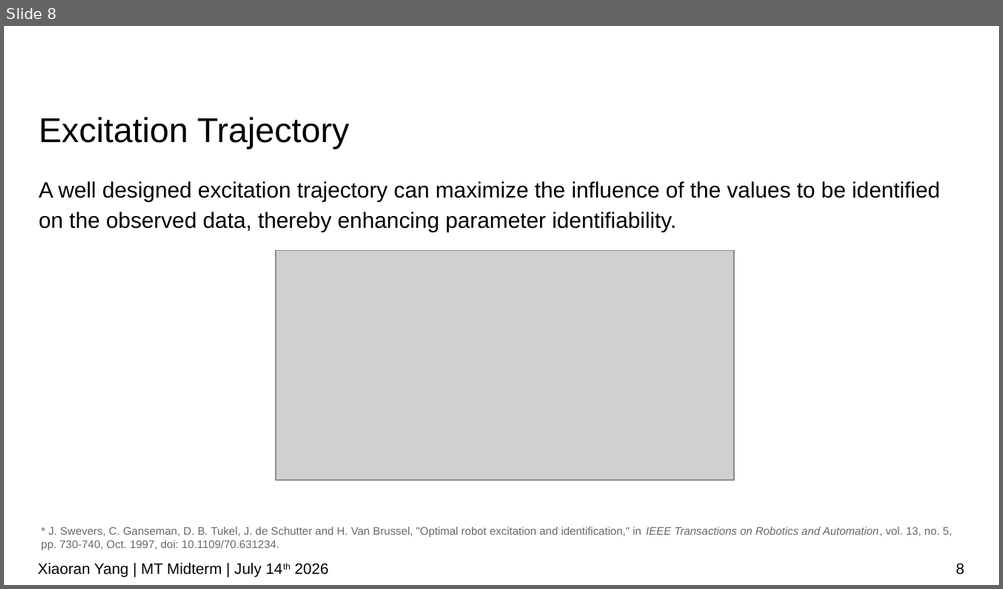
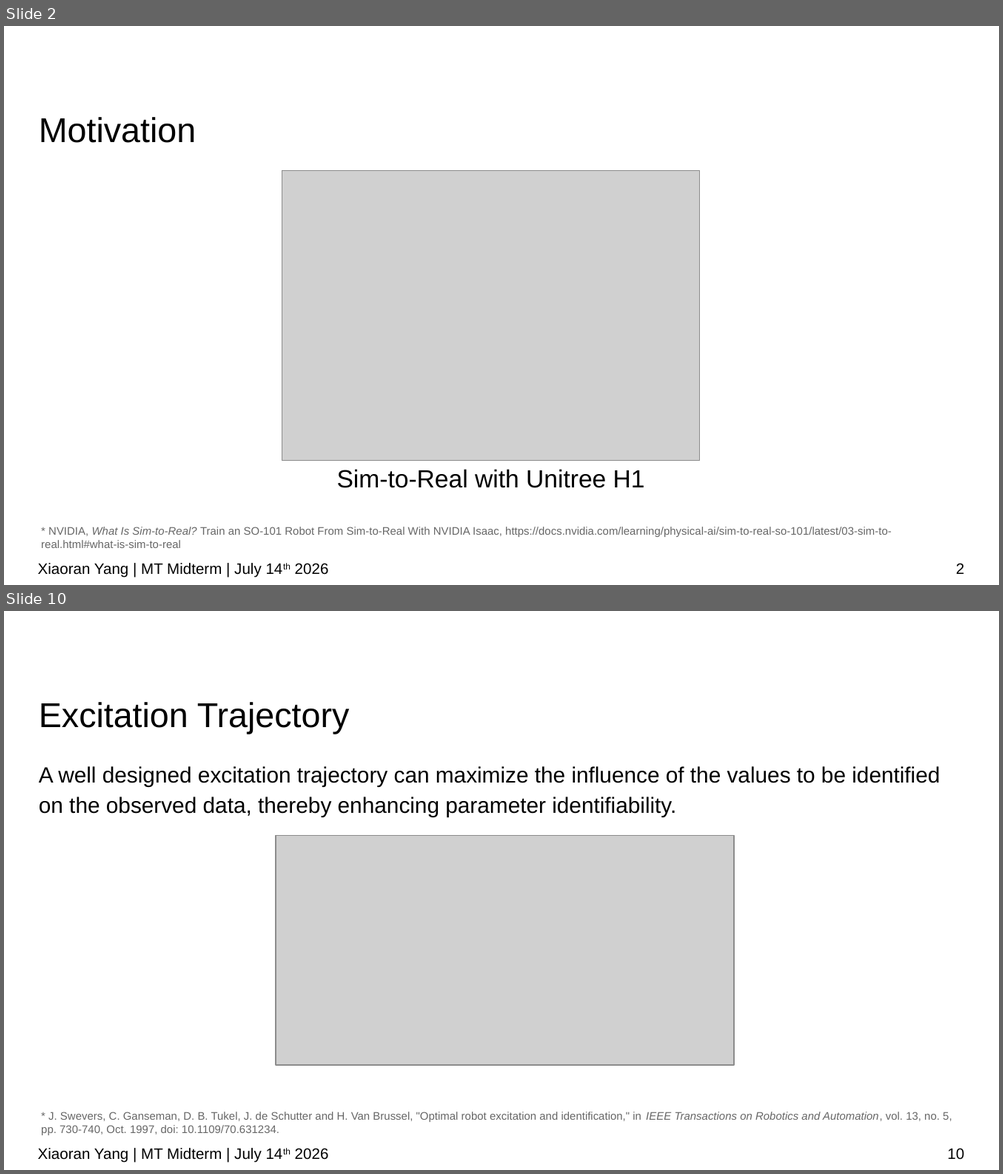
Before and after one commit to IDoccupled/identification, a slide deck: presentation/Midterm.odp. Shown one above the other, each under a label of ours: slide 8 before the commit, slides 2 and 10 after it; the slides between them are not shown. The pictures are 1003x589 and 1003x1174 pixels, drawn with LibreOffice and Linux fonts; fonts in the diff are those of the drawing; grey boxes stand for pictures; background and template pictures are left out. Boxes give left, top, right and bottom in pixels: in the first picture for what was removed or moved away, otherwise in the second. Text is boxed around its words. In the diff, an @@ line names an element or a change of style, - is before the commit and + after.

```diff
--- a/presentation/Midterm.odp
+++ b/presentation/Midterm.odp
@@ slide 2 added at box(4, 26, 999, 585), background #FFFFFF @@
@@ title added at box(39, 117, 196, 143), 25 pt, text #000000 @@
+Motivation
@@ picture added at box(282, 171, 700, 460) @@
@@ text added at box(337, 469, 645, 488), 18 pt, text #000000 @@
+Sim-to-Real with Unitree H1
@@ text added at box(41, 527, 891, 548), 8 pt, text #666666 @@
+* NVIDIA, What Is Sim-to-Real? Train an SO-101 Robot From Sim-to-Real With NVIDIA Isaac, https://docs.nvidia.com/learning/physical-ai/sim-to-real-so-101/latest/03-sim-to-real.html#what-is-sim-to-real
@@ text added at box(38, 563, 329, 578), 11 pt, text #000000 @@
+Xiaoran Yang | MT Midterm | July 14th 2026
@@ page number added at box(956, 563, 964, 574), 11 pt, text #000000 @@
+2
@@ what was slide 8 is now slide 10 @@
@@ page number at box(947, 1148, 964, 1160): text changed @@
-8
+10
```
Also in this commit, not shown: 9 slides changed, 1 other slide added, 1 other file.
